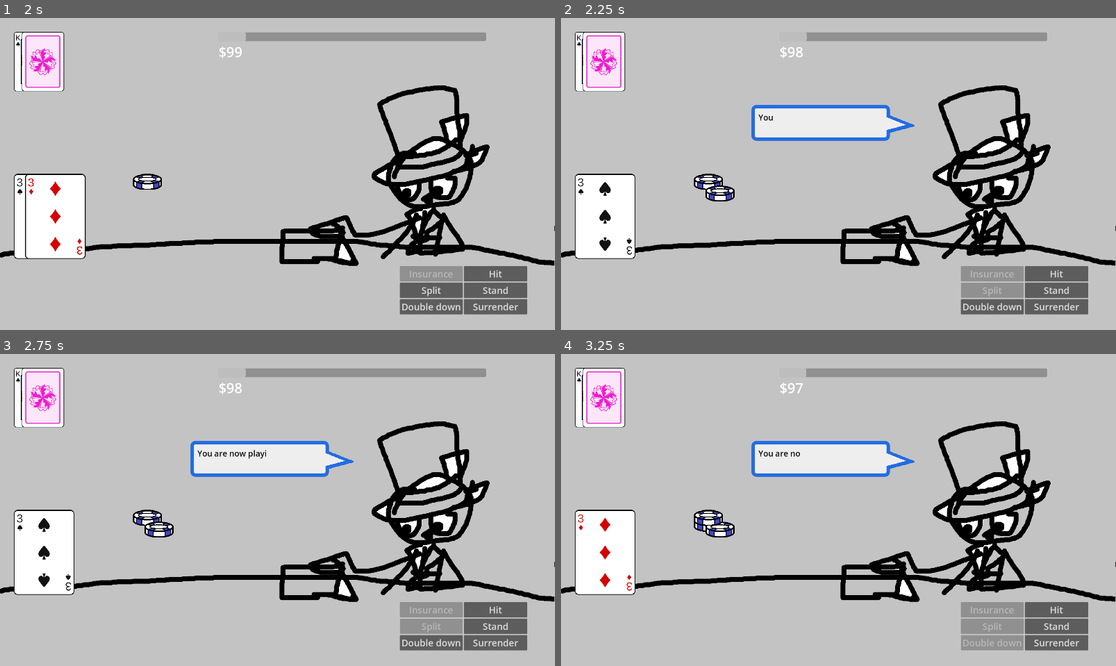
Above: before the commit, frames 1-4 (two rows, left to right).
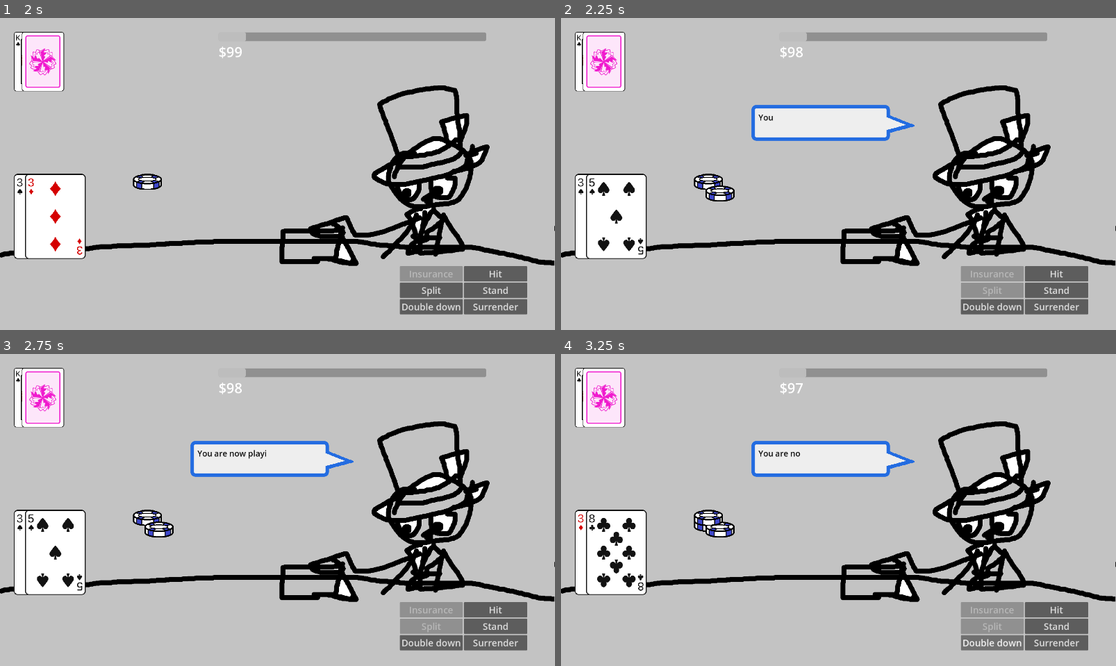
Above: after the commit, the same moments.

Repository: Tofutush/blackjack-with-sky
Game: Godot game, scene res://scenes/Start/Start.tscn
The game is run twice, just before and just after one commit, with the same random seed, the same clock (stepped at 60 frames per second) and the same inputs.
Inputs:
- Up to frame 1 (2 s): click "Start" at 0.5 s; click "Start!" at 1.25 s
- Up to frame 2 (2.25 s): click "Split" at 2 s
- Up to frame 3 (2.75 s): no input
- Up to frame 4 (3.25 s): click "Double down" at 2.75 s

Frame 1 is identical in both runs. In frame 2, 1.0% of the frame differs, in the area x 4-16%, y 49-78%; in frame 3, 1.0%; in frame 4, 1.7%, in the area x 4-84%, y 49-95%.

Commit message:
deal cards to split hands

Diff:
--- a/scenes/Main/main.gd
+++ b/scenes/Main/main.gd
@@ -235,7 +235,8 @@
 	if playerIdx == 1: playerHands[playerIdx].addCard(mainDeck.drawRigged('3'))
 	else: playerHands[playerIdx].addCard(mainDeck.drawRandom())
 	$PlayerButtons.disableButton('double down')
-	checkSplit()
+	$PlayerButtons.disableButton('split')
+	$PlayerButtons.disableButton('insurance')
 	if playerHands[playerIdx].isBusted():
 		$PlayerButtons.disableButtons()
 		print('you bust! you lose!')
@@ -285,6 +286,7 @@
 	# this is Deck
 	playerHands.append(playerHands[playerIdx].split())
 	var newPlayerHand = playerHands[playerHands.size() - 1]
+	var oldPlayerHand = playerHands[playerHands.size() - 2]
 
 	# DeckDisplay
 	playerDeckDisplays.append(deckDisplayScene.instantiate())
@@ -293,8 +295,10 @@
 	newDeckDisplay.hide()
 	$PlayerDeckDisplays.add_child(newDeckDisplay)
 
-	# link them together
+	# link them together and deal card
 	newPlayerHand.linkDisplay(newDeckDisplay)
+	newPlayerHand.addCard(mainDeck.drawRandom())
+	oldPlayerHand.addCard(mainDeck.drawRandom())
 
 	# Chips
 	playerChipDisplays.append(chipsScene.instantiate())
